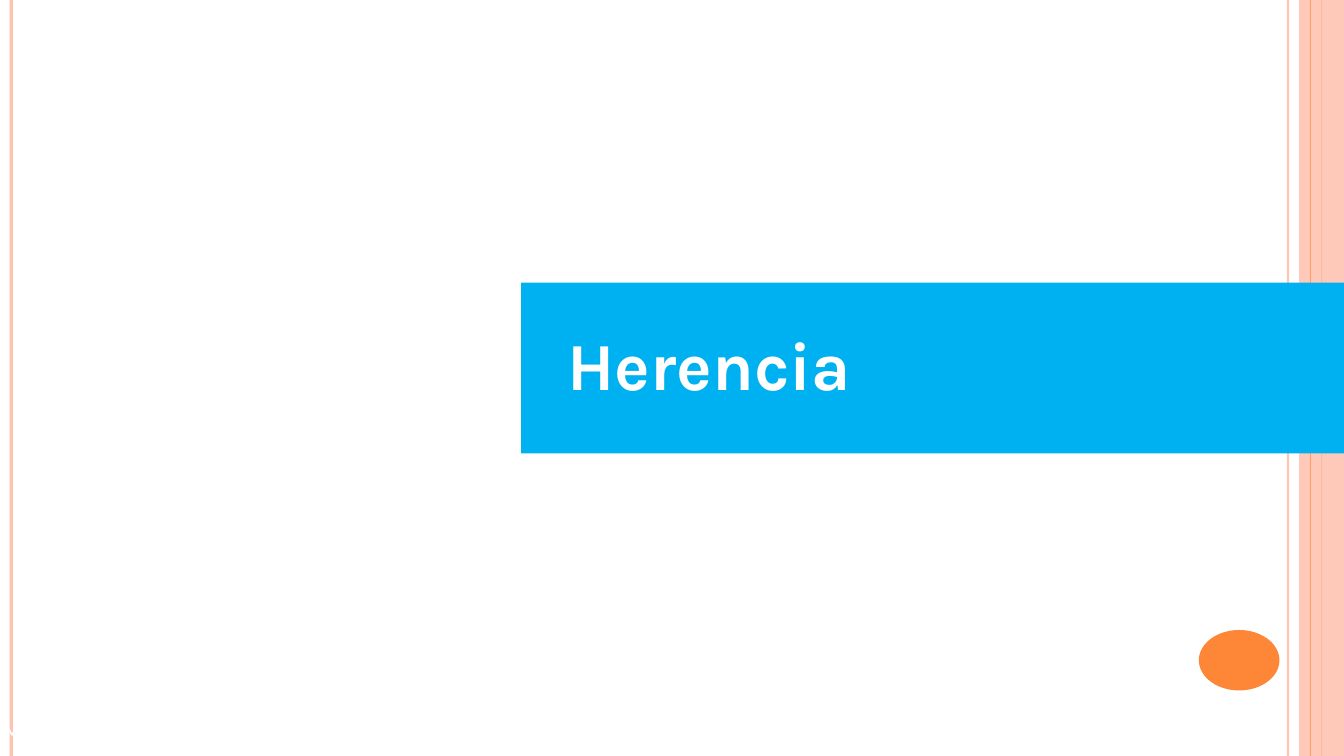
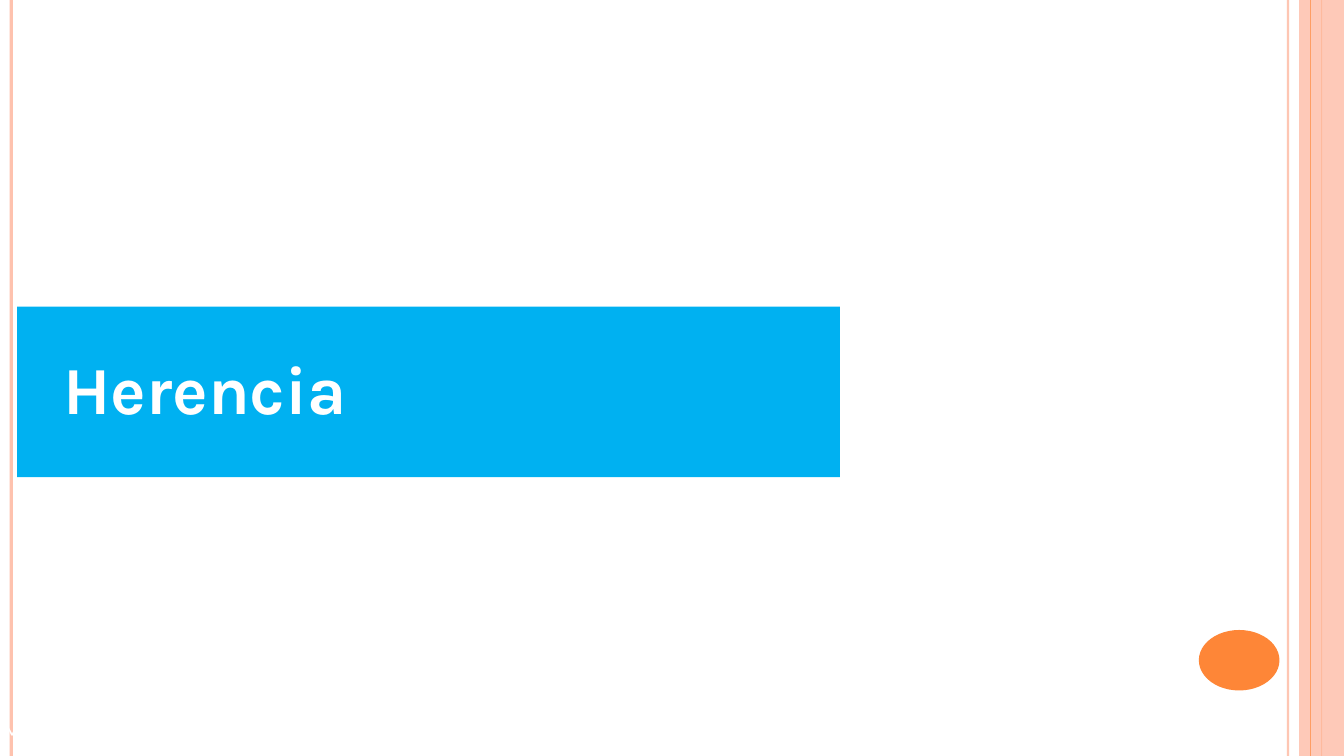
Before and after one commit to amartinsierra/recursos_python, a slide deck: slide 6 of otros/presentaciones/Modulo5_poo.pptx. Drawn at 1344x756 pixels with LibreOffice and Linux fonts; fonts in the diff are those of the drawing. Boxes give left, top, right and bottom in pixels: in the first picture for what was removed or moved away, otherwise in the second. Text is boxed around its words. In the diff, an @@ line names an element or a change of style, - is before the commit and + after.

```diff
--- a/otros/presentaciones/Modulo5_poo.pptx
+++ b/otros/presentaciones/Modulo5_poo.pptx
@@ rectangle "Herencia": place and size @@
-rectangle "Herencia" at bbox=[521, 283, 1344, 454]
+rectangle "Herencia" at bbox=[17, 307, 840, 477]
```
Also in this commit, not shown: 4 other slides changed, 17 other files.
